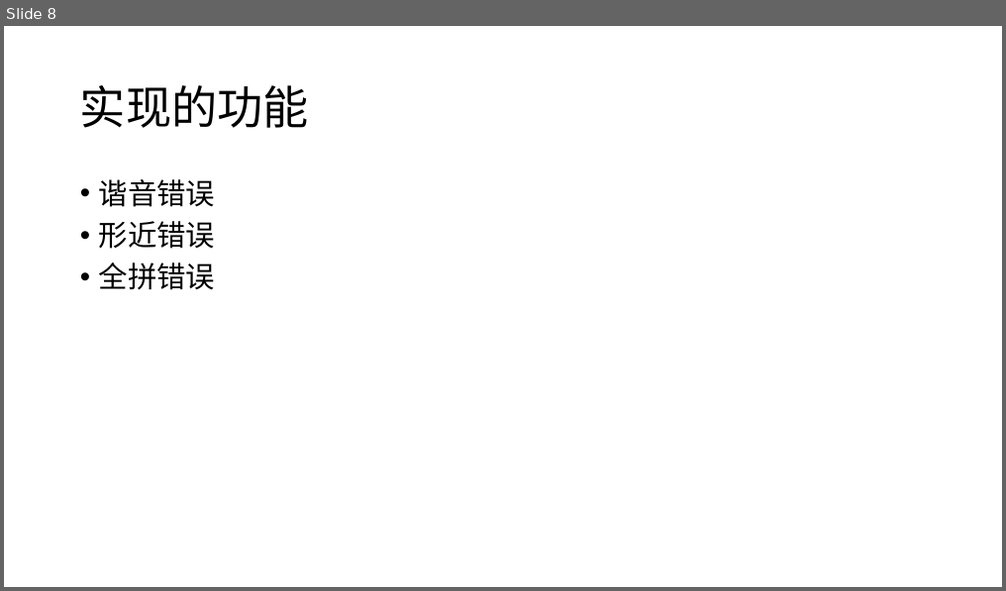
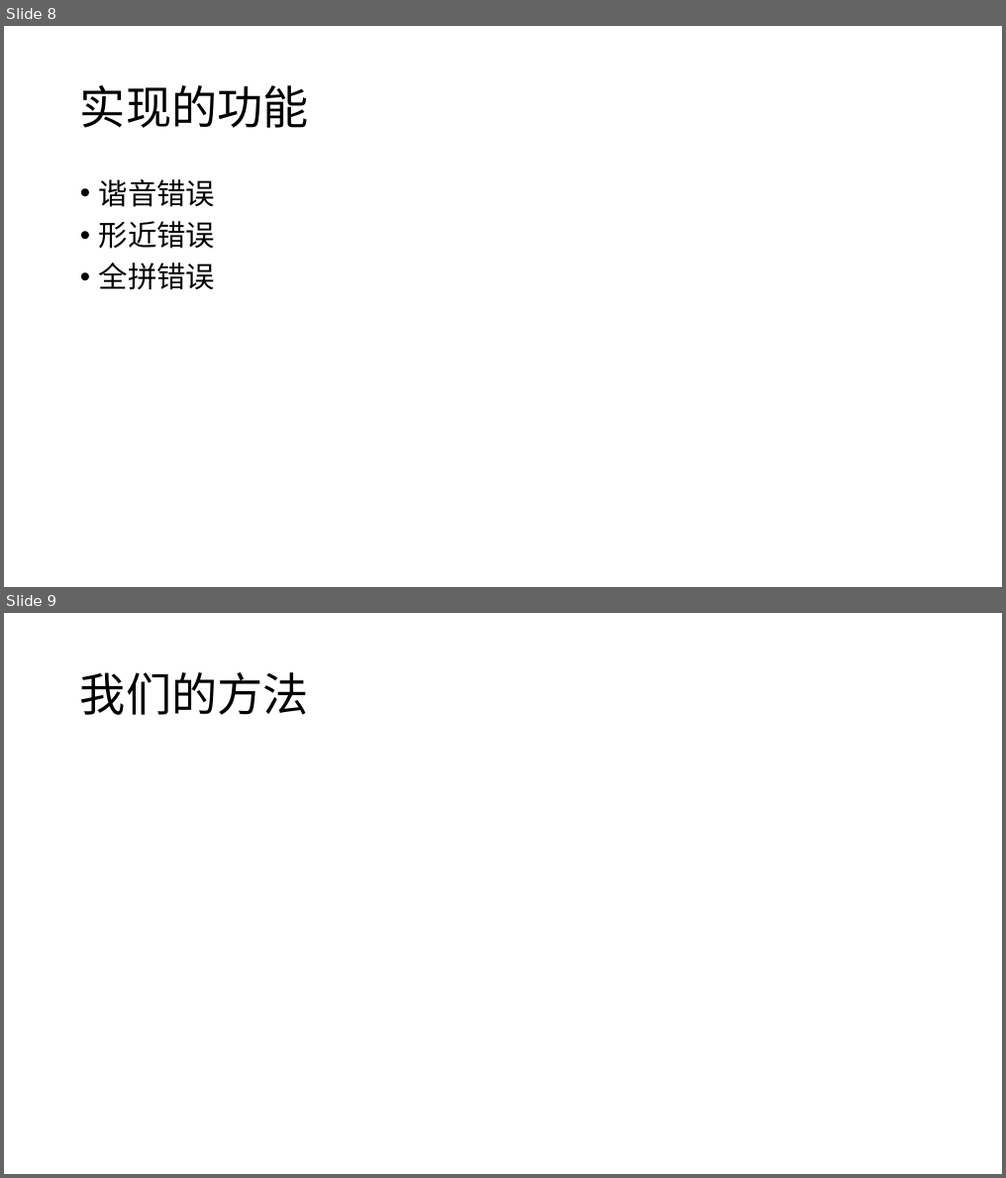
Before and after one commit to 01joy/query-correction, a slide deck: H-01.pptx. Shown one above the other, each under a label of ours: slide 8 before the commit, slides 8 and 9 after it. The pictures are 1006x591 and 1006x1178 pixels, drawn with LibreOffice and Linux fonts; fonts in the diff are those of the drawing; grey boxes stand for pictures. Boxes give left, top, right and bottom in pixels: in the first picture for what was removed or moved away, otherwise in the second. Text is boxed around its words. In the diff, an @@ line names an element or a change of style, - is before the commit and + after.

```diff
--- a/H-01.pptx
+++ b/H-01.pptx
@@ slide 9 added at [4,613,1002,1174], background #FFFFFF @@
@@ title added at [80,672,309,715], 44 pt, text #000000 @@
+我们的方法
```
Also in this commit, not shown: 6 slides changed, 5 other slides added, 1 slide removed.
